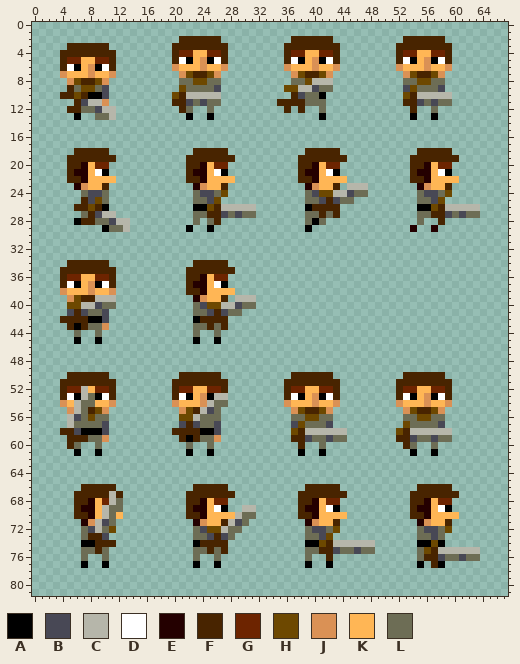
File history of a pixel-art file, assets/weapon_sprite_layout.aseprite. The picture above is the old version.
68x82 pixels, 1 frame.
Visible layers, top first: "Layer 4", "Layer 1".
Palette (. is transparent): A #000000  B #484855  C #b6b6aa  D #ffffff  E #240000  F #482400  G #6d2400  H #6d4800  J #da9155  K #ffb655  L #6d6d55
Pixels before (only the part around the change), first column x 0:
 0 ....................................................................
 1 ....................................................................
 2 .....................FFFFFF..........FFFFFF..........FFFFFF.........
 3 .....FFFFFF.........FFFFFFFF........FFFFFFFF........FFFFFFFF........
 4 ....FFFFFFFF........FGGKKGGF........FGGKKGGF........FGGKKGGF........
 5 ....FGGKKGGF........FDAKJADF........FDAKJADF........FDAKJADF........
 6 ....FDAKJADF........JKKKJKKJ........JKKKJKKJ........JKKKJKKJ........
 7 ....JKKKJKKJ.........JHFFHJ..........JHFFHJ..........JHFFHJ.........
 8 .....JHFFHJ..........LLHHLL..........LLHCCC..........LLHHLL.........
 9 .....FLHHLB..........HLLLLB.........HHCCBLL..........BHLLLB.........
10 ....FFHFAAB.........HFCCCCC..........FBLLA...........HFCCCCC........
11 ......FBCCJ.........FFBLBLL........FFFFLLL...........FFBLBLL........
12 .....FFLLBCC.........FL..L..........F.F..L............F..L..........
13 ......A..LLC..........A..A...............A............A..A..........
14 ....................................................................
15 ....................................................................
16 ....................................................................
17 ....................................................................
18 ......FFFFF............FFFFF...........FFFFF...........FFFFF........
19 .....FFFFFFF..........FFFFFFF.........FFFFFFF.........FFFFFFF.......
20 .....FFEKGG...........FFEKGG..........FFEKGG..........FFEKGG........
21 .....FEEKDA...........FEEKDA..........FEEKDA..........FEEKDA........
22 .....FFEKKKK..........FFEKKKK.........FFEKKKK.........FFEKKKK.......
23 ......EJKKF............EJKKF...........EJKKF.CCC.......EJKKF........
24 .......LBBL............LBBLH...........LBHHCCBLL.......LBBLH........
25 .......FBHL............LLBH............LLBFBLL.........LLBH.........
26 ......FFHFA............AAHFCCCCC.......AFFFF...........AAHFCCCCC....
27 .......LFBCC...........LLFFBLBLL.......LLFLF...........LLFFBLBLL....
28 ......AFFLLBCC.........L.LF............LAL.............L..F.........
29 ..........ALLC........A..A.............A..............E..E..........
30 ....................................................................
31 ....................................................................
32 ....................................................................
33 ....................................................................
34 .....FFFFFF............FFFFF........................................
35 ....FFFFFFFF..........FFFFFFF.......................................
36 ....FGGKKGGF..........FFEKGG........................................
37 ....FDAKJADF..........FEEKDA........................................
38 ....JKKKJKKJ..........FFEKKKK.......................................
39 .....JHFFCCC...........EJKKF.CCC....................................
40 .....HHCCBLL...........LBHHCCBLL....................................
41 .....BFBLLB............LLBFBLL......................................
42 ....FFFFAAB............AFFFF........................................
43 .....FAFLLJ............LLFLF........................................
44 ......L..L.............L..L.........................................
45 ......A..A.............A..A.........................................
46 ....................................................................
47 ....................................................................
48 ....................................................................
49 ....................................................................
50 .....FFFFFF..........FFFFFF..........FFFFFF..........FFFFFF.........
51 ....FFFFFFFF........FFFFFFFF........FFFFFFFF........FFFFFFFF........
52 ....FGGCKGGF........FGGKKGGF........FGGKKGGF........FGGKKGGF........
53 ....FDACLADF........FDAKJACC........FDAKJADF........FDAKJADF........
54 ....JKCLLKKJ........JKKKJCLL........JKKKJKKJ........JKKKJKKJ........
55 .....JCLFHJ..........JHFCBL..........JHFFHJ..........JHFFHJ.........
56 .....CBLHLL..........HHCLLL..........LLHHLL..........LLHHLL.........
57 .....CLLLLB..........BFBLLB..........BHLLLB..........HLLLLB.........
58 ....FFBAAAB.........FFFFAAB..........HFCCCCCC.......HFCCCCCC........
59 .....FFFLLJ..........FAFLLJ..........FFBLLBLL.......FFBLLBLL........
60 .....FL..L............L..L............F..L...........FL..L..........
61 ......A..A............A..A............A..A............A..A..........
62 ....................................................................
63 ....................................................................
64 ....................................................................
65 ....................................................................
66 .......FFFFF...........FFFFF...........FFFFF...........FFFFF........
67 ......FFFFFCF.........FFFFFFF.........FFFFFFF.........FFFFFFF.......
68 ......FFEKGCL.........FFEKGG..........FFEKGG..........FFEKGG........
69 ......FEEKCLL.........FEEKDA..CC......FEEKDA..........FEEKDA........
70 ......FFEKCLK.........FFEKKKKCLL......FFEKKKK.........FFEKKKK.......
71 .......EJCBL...........EJKKFCBL........EJKKF...........EJKKF........
72 .......LBCLH...........LBHHCLL.........LBBLH...........LBBLH........
73 .......LFFB............LLBFBL..........LLBH............LLBL.........
74 .......AAFFF...........AFFFF...........AAHFCCCCCC......AAHA.........
75 .......LLFL............LLFLF...........LLFFBLLBLL......LHFCCCCCC....
76 .......L..L............L..L............L..F............LFFBLLBLL....
77 .......A..A............A..A............A..A............A.FA.........
78 ....................................................................
79 ....................................................................
80 ....................................................................
81 ....................................................................
And afterwards:
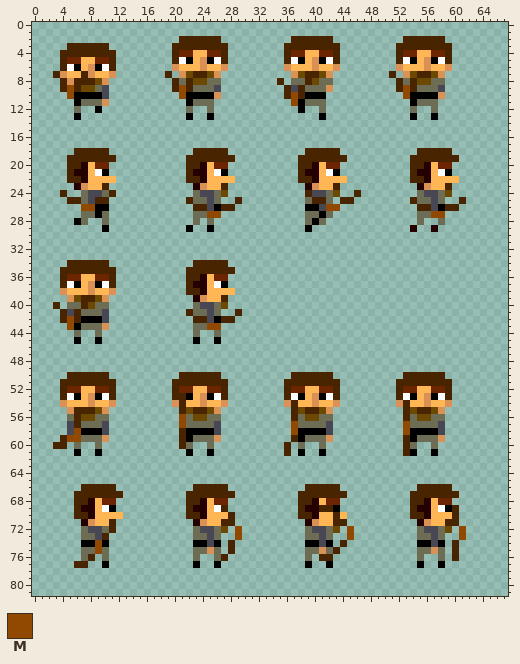
Colours new in this view: M #914800
The edit:
layer "Layer 4" now hidden
layer "Layer 5" now shown
y 7: x 3 . -> F; x 7 K -> F; x 19 . -> F; x 51 . -> F
y 8: x 4 . -> F; x 6 H -> F; x 20 . -> F; x 22 L -> F; x 35 . -> F; x 39..42 HCCC -> FHLL; x 52 . -> F; x 54 L -> F
y 9: x 4..6 .FL -> FMF; x 20..22 .HL -> FMF; x 36..40 HHCCB -> FBFLL; x 42 L -> J; x 52..54 .BH -> FMF
y 10: x 4..7 FFHF -> .MAA; x 20..26 HFCCCCC -> .MAAAAJ; x 36..40 .FBLL -> FMFAA; x 53..59 HFCCCCC -> MAAAAJ.
y 11: x 6..9 FBCC -> ALLL; x 20..22 FFB -> ..A; x 24 B -> L; x 26 L -> .; x 35..38 FFFF -> ..MA; x 53..55 FFB -> .AL; x 57..59 BLL -> L..
y 12: x 5..11 FFLLBCC -> .L..A..; x 21 F -> .; x 36 F -> .; x 38 F -> A; x 54 F -> L
y 13: x 9..11 LLC -> ...
y 23: x 45..47 CCC -> ...
y 24: x 4 . -> F; x 11 . -> F; x 39 L -> F; x 41..47 HHCCBLL -> BLH..F.
y 25: x 5..7 ..F -> FFL; x 9..10 HL -> FF; x 22 . -> F; x 26 H -> L; x 29 . -> F; x 40..45 LBFBLL -> FFL.FF; x 54 . -> F; x 58 H -> L; x 61 . -> F
y 26: x 6..9 FFHF -> .MMA; x 23..31 AAHFCCCCC -> FFBAFF...; x 40..43 FFFF -> ABMM; x 55..63 AAHFCCCCC -> FFBAFF...
y 27: x 8..11 FBCC -> LAL.; x 25..31 FFBLBLL -> MM.....; x 41 F -> A; x 43 F -> .; x 57..63 FFBLBLL -> MM.....
y 28: x 7..9 FFL -> L..; x 11..13 BCC -> ...; x 26 F -> .; x 58 F -> L
y 29: x 11..13 LLC -> ...
y 39: x 9..11 CCC -> HJ.; x 29..31 CCC -> ...
y 40: x 3 . -> F; x 5..9 HHCCB -> LLFHL; x 11 L -> .; x 25..31 HHCCBLL -> BLH....
y 41: x 4 . -> F; x 7 B -> L; x 22 . -> F; x 26..29 FBLL -> L..F
y 42: x 5 F -> M; x 7 F -> A; x 23 A -> F; x 25..26 FF -> BA; x 28 . -> F
y 43: x 5 F -> M; x 7 F -> L; x 25..27 FLF -> MM.
y 52: x 7 C -> K
y 53: x 7..8 CL -> KJ; x 21 D -> F; x 26..27 CC -> DF
y 54: x 6..8 CLL -> KKJ; x 21 K -> F; x 25..27 CLL -> KKJ; x 37 K -> F; x 53 K -> F
y 55: x 6..7 CL -> FF; x 21 J -> F; x 24..26 CBL -> FHJ; x 37 J -> F; x 53 J -> F
y 56: x 5..7 CBL -> LFH; x 21..24 HHCL -> MLHH; x 37 L -> F; x 53 L -> F
y 57: x 5..6 CL -> BF; x 21..23 BFB -> MLL; x 37..38 BH -> ML; x 53 H -> M
y 58: x 4..6 FFB -> .BM; x 20 F -> .; x 22..23 FF -> AA; x 37..44 HFCCCCCC -> MAAAAB..; x 52..59 HFCCCCCC -> .MAAAAB.
y 59: x 4..7 .FFF -> FMML; x 23 F -> L; x 38..39 FB -> AL; x 42..44 BLL -> J..; x 52 F -> .; x 54 B -> A; x 57..59 BLL -> LJ.
y 60: x 3..5 ..F -> FF.; x 21 . -> F; x 36 . -> F; x 38 F -> L
y 61: x 36 . -> F; x 53 . -> F
y 67: x 11 C -> F
y 68: x 11..12 CL -> G.
y 69: x 10..12 CLL -> DA.; x 27 A -> F; x 30..31 CC -> ..; x 41..42 KD -> FF; x 60 . -> F
y 70: x 10..11 CL -> KK; x 28..31 KCLL -> F...; x 43 K -> F; x 60 K -> F
y 71: x 9..11 CBL -> KKF; x 28..30 CBL -> F..; x 44 . -> F; x 60 . -> F
y 72: x 9 C -> B; x 11 H -> F; x 25..29 HHCLL -> BLH.M; x 45 . -> M; x 61 . -> M
y 73: x 8..10 FFB -> LBF; x 26..29 FBL. -> L..M; x 42 H -> L; x 45 . -> M; x 61 . -> M
y 74: x 9..11 FFF -> MA.; x 24..28 FFFF. -> ABA.F; x 41..48 HFCCCCCC -> BA.F....; x 57 H -> B; x 60 . -> F
y 75: x 9 F -> M; x 25 F -> J; x 27..28 F. -> .F; x 41..48 FFBLLBLL -> JLF.....; x 56..63 HFCCCCCC -> LJL.F...
y 76: x 8 . -> F; x 27 . -> F; x 41 . -> F; x 56..63 FFBLLBLL -> ..L.F...
y 77: x 6..7 .A -> FF; x 57 F -> .
